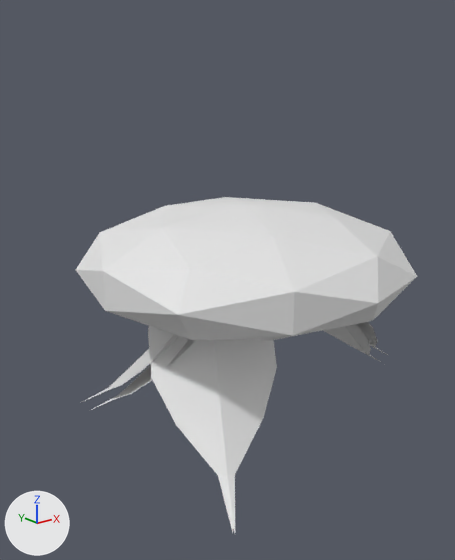
Two versions of the glTF model models/world/tomato-1.glb, one commit apart.
One viewpoint serves both versions: a 50 mm camera at (-0.429, -0.505, 0.184) aimed at (0.005, 0.037, -0.033). The lights are fixed; the arrows at lower left show +X, +Y and +Z. The older version comes first. Vertices at exactly the same position are counted once.

The scene before the commit, as lines of its bpy script (objects in view):
```python
mat_vc = principled_material('vc')
mat_vc.base_color = (0.8, 0.8, 0.8)  # white #e7e7e7
me_mesh_0 = bpy.data.meshes.new('Mesh_0')
me_mesh_0.from_pydata(...)  # 160 vertices, 216 faces; spans x -0.171..0.275, y -0.18..0.18, z -0.2..0.063
me_mesh_0.materials.append(mat_vc)  # white #e7e7e7
ob_tomato_1 = bpy.data.objects.new('tomato-1', me_mesh_0)
ob_tomato_1.location = (0.0, 0.0, 0.0)
```
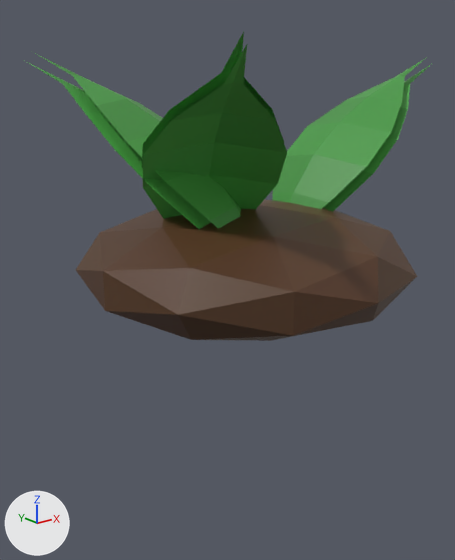
Boxes (x1, y1, x2, y2) around the edits, measured in the pictures (455 x 560 px; the box of a moved part takes in the faces that stretch with it):
```json
{"object": "tomato-1", "change": "recoloured, reshaped", "before": [76, 197, 417, 533], "after": [27, 32, 432, 341], "on screen": "darker, 19% wider, 8% shorter"}
{"part": 1, "of": "me_mesh_0", "change": "moved or reshaped", "before": [83, 322, 389, 533], "after": [27, 32, 432, 229]}
```

Scene script edits in JSON lines:
```json
{"op": "add", "block": "mat_vc", "code": "n2 = _N.new('ShaderNodeMix'); n2.name = 'Mix'"}
{"op": "add", "block": "mat_vc", "code": "n2.data_type = 'RGBA'"}
{"op": "add", "block": "mat_vc", "code": "n2.blend_type = 'MULTIPLY'"}
{"op": "add", "block": "mat_vc", "code": "n2.inputs[0].default_value = 1.0  # 'Factor'"}
{"op": "add", "block": "mat_vc", "code": "n2.inputs[7].default_value = (0.8, 0.8, 0.8, 1.0)  # 'B', white #e7e7e7"}
{"op": "add", "block": "mat_vc", "code": "n3 = _N.new('ShaderNodeVertexColor'); n3.name = 'Color Attribute'"}
{"block": "mat_vc", "where": "n0 = _N.new('ShaderNodeBsdfPrincipled'); n0.name = 'Principled BSDF'"}
{"op": "add", "block": "mat_vc", "code": "_L.new(n2.outputs[2], n0.inputs[0])  # 'Result' to 'Base Color'"}
{"op": "add", "block": "mat_vc", "code": "_L.new(n3.outputs[0], n2.inputs[6])  # 'Color' to 'A'"}
{"block": "me_mesh_0", "where": "# used by ob_tomato_1; location = (0.0, 0.0, 0.0)"}
{"op": "remove", "block": "me_mesh_0", "code": "me_mesh_0.from_pydata(...)  # 160 vertices, 216 faces; spans x -0.171..0.275, y -0.18..0.18, z -0.2..0.063"}
{"op": "add", "block": "me_mesh_0", "code": "me_mesh_0.from_pydata(...)  # 160 vertices, 216 faces; spans x -0.171..0.313, y -0.184..0.184, z -0.063..0.216"}
{"block": "me_mesh_0", "change": "me_mesh_0 part 1: 112 of 160 vertices moved; they spanned x -0.138..0.275, y -0.152..0.152, z -0.2..0.021 and now span x -0.156..0.313, y -0.184..0.184, z 0.012..0.216; mean shift (0.001, 0.0, 0.215); largest move (0.263, 0.0, -0.2) -> (0.313, 0.0, 0.208)"}
```
